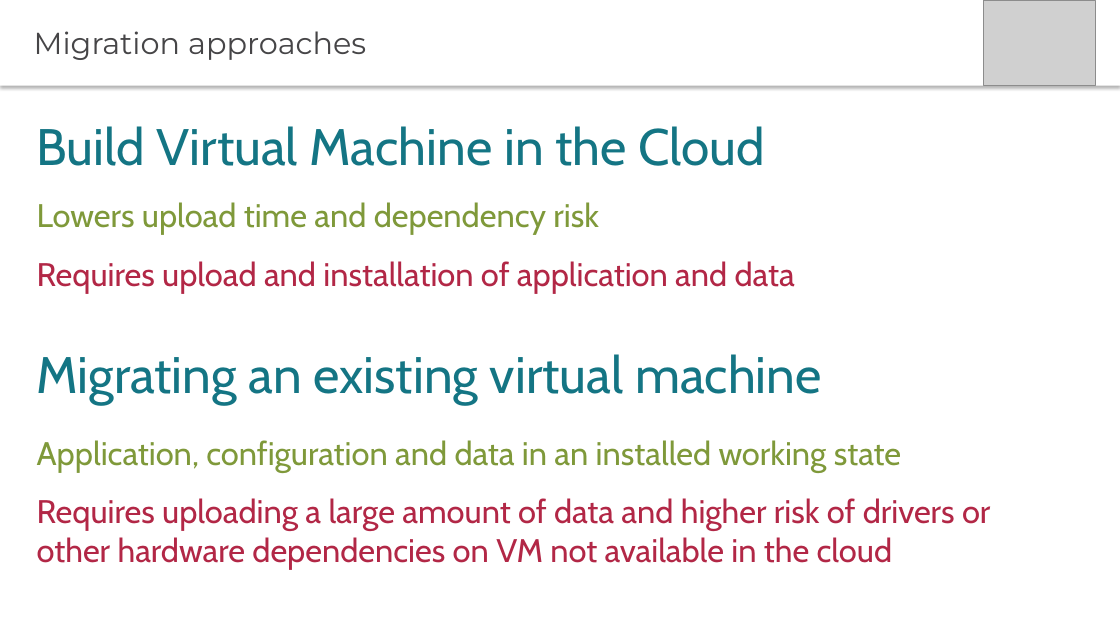
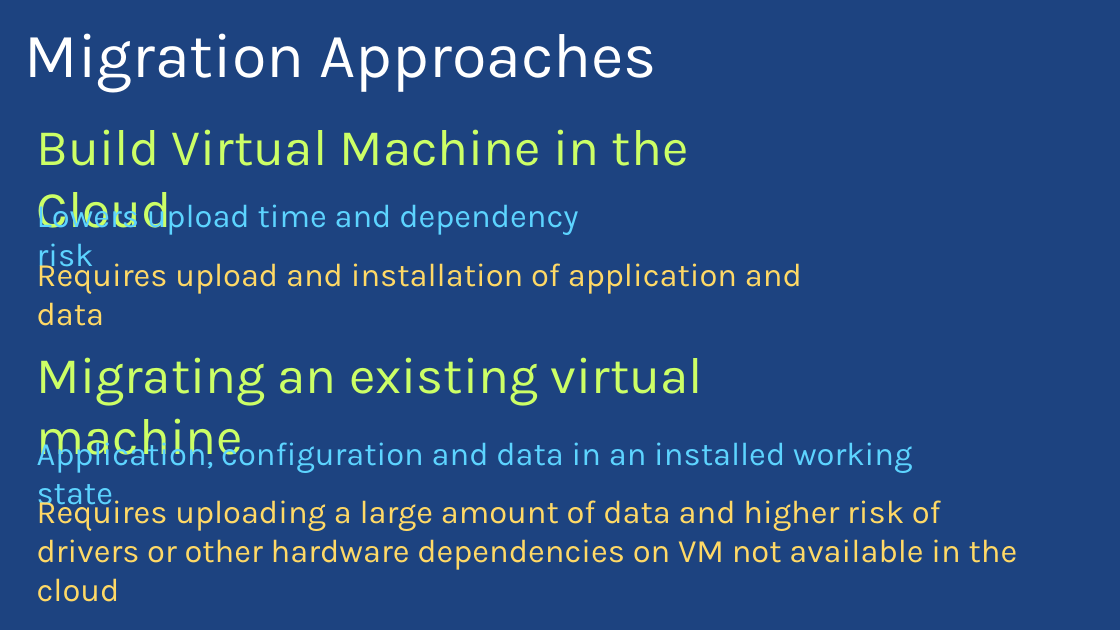
Before and after one commit to PyroJoke/AzureBootcamp2015Kharkiv, a slide deck: slide 27 of Virtual Machines Automated Deployment/Global Azure Bootcamp - Automating Azure VMs with Powershell.pptx (slide 21 before the commit). Drawn at 1120x630 pixels with LibreOffice and Linux fonts; fonts in the diff are those of the drawing; grey boxes stand for pictures; background and template pictures are left out. Boxes give left, top, right and bottom in pixels: in the first picture for what was removed or moved away, otherwise in the second. Text is boxed around its words. In the diff, an @@ line names an element or a change of style, - is before the commit and + after.

```diff
--- a/Virtual Machines Automated Deployment/Global Azure Bootcamp - Automating Azure VMs with Powershell.pptx
+++ b/Virtual Machines Automated Deployment/Global Azure Bootcamp - Automating Azure VMs with Powershell.pptx
@@ background #FFFFFF to picture (left out) @@
@@ title "Migration Approaches": place and size @@
-title "Migration Approaches" at [0, 0, 1120, 86]
+title "Migration Approaches" at [25, 33, 657, 93]
@@ title "Migration Approaches" at [25, 33, 657, 93]: vertical alignment middle to bottom; fill #FFFFFF to none; shadow off @@
@@ picture removed at [984, 0, 1096, 86] @@
@@ title at [25, 33, 657, 93]: text changed; size 26 to 54 pt; font Montserrat to Karla; text colour #464547 to #FFFFFF @@
-Migration approaches
+Migration Approaches
@@ text "Build Virtual Machine in the ..." at [37, 129, 689, 235]: font Cabin to Karla, text colour #137584 to #CCFF66 @@
@@ text "Lowers upload time and dependency ..." at [37, 198, 578, 275]: font Cabin to Karla, text colour #7F993A to #5DD4FF @@
@@ text "Requires upload and installation of ..." at [37, 257, 802, 326]: font Cabin to Karla, text colour #B22746 to #FFD966 @@
@@ text "Migrating an existing virtual machine" at [37, 357, 704, 467]: font Cabin to Karla, text colour #137584 to #CCFF66 @@
@@ text "Application, configuration and data in ..." at [37, 435, 913, 513]: font Cabin to Karla, text colour #7F993A to #5DD4FF @@
@@ text "Requires uploading a large amount ..." at [37, 494, 1018, 570]: font Cabin to Karla, text colour #B22746 to #FFD966 @@
```
Also in this commit, not shown: 21 other slides changed, 12 slides added, 4 slides removed, 4 other files.
